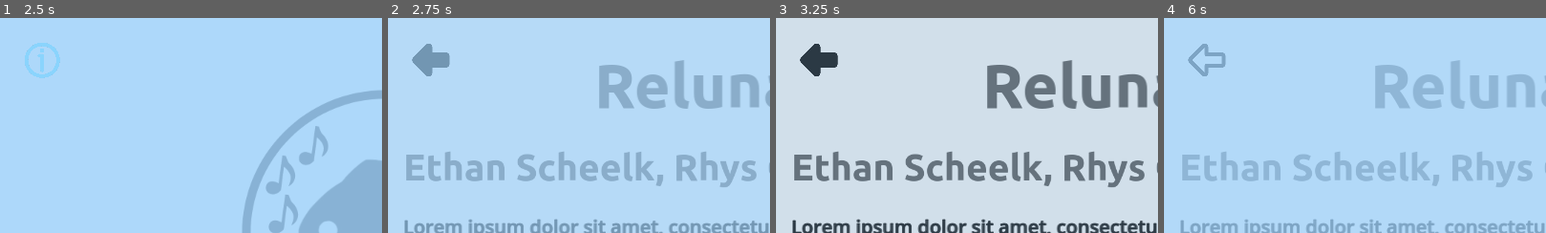
Above: before the commit, frames 1-4 (left to right).
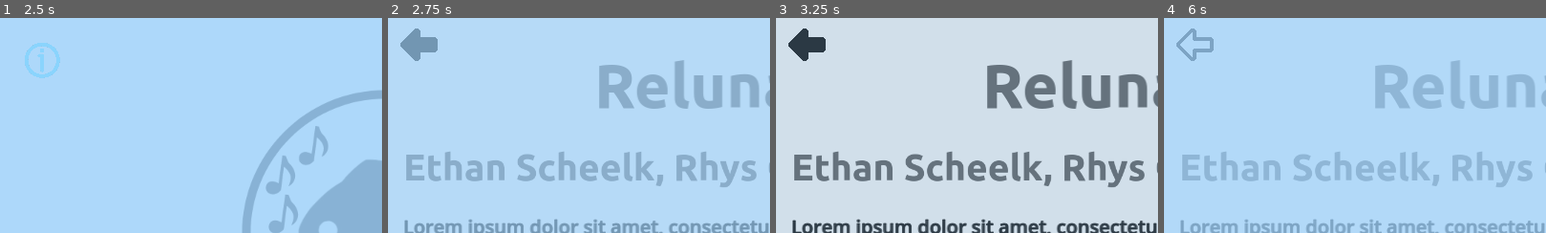
Above: after the commit, the same moments.

Repository: Sniggiho/COMP225-Reluna
Game: Godot game, scene res://Scenes/MainMenu/menuScreen.tscn
Same seed, same stepped clock (60 frames per second), same inputs: the game is played once before the commit and once after it.
Inputs (mouse positions are % of the whole screen's width and height, from its top left):
- Up to frame 1 (2.5 s): click "freeplay" at 0.5 s; click (7, 15) at 1.25 s; click (6, 10) at 2 s
- Up to frame 2 (2.75 s): no input
- Up to frame 3 (3.25 s): tap Enter (ui_accept) at 2.75, 3.02 s; move the mouse to (72, 45) at 2.77 s; hold Right (ui_right) from 2.78 s (still down); hold Space (play) from 2.78 s (still down)
- Up to frame 4 (6 s): move the mouse to (30, 55) at 3.52 s; release Right (ui_right) at 3.53 s; release Space (play) at 3.53 s; hold Down (ui_down) 3.53-4.28 s; tap Space (play) at 3.6, 5.1 s; tap Enter (ui_accept) at 3.77, 5, 5.27 s; move the mouse to (60, 28) at 4.27 s; hold Right (ui_right) 4.28-5.03 s; hold Space (play) 4.28-5.03 s; move the mouse to (45, 70) at 5.02 s; hold Up (ui_up) 5.03-5.78 s; move the mouse to (80, 65) at 5.77 s; hold Left (ui_left) from 5.78 s (still down); hold Space (play) from 5.78 s (still down)
The pictures show only the part of the screen within x 0-50%, y 0-50%; the shares and areas given below are measured in that part.

Frame 1 is identical in both runs. In frame 2, 1.4% of the frame differs, in the area x 3-17%, y 4-28%; in frame 3, 1.4%; in frame 4, 0.8%.

Commit message:
fixed sliders (again), and bySharps button

Diff:
--- a/Project/Scenes/CreditScreen/CreditScreen.tscn
+++ b/Project/Scenes/CreditScreen/CreditScreen.tscn
@@ -35,10 +35,10 @@
 "
 
 [node name="Return" type="TextureButton" parent="."]
-offset_left = 41.0
-offset_top = 40.0
-offset_right = 281.0
-offset_bottom = 280.0
+offset_left = 16.0
+offset_top = 8.0
+offset_right = 256.0
+offset_bottom = 248.0
 scale = Vector2(0.4, 0.4)
 texture_normal = ExtResource("1_fx3l8")
 texture_hover = ExtResource("2_r0htm")
--- a/Project/Scenes/FreeplaySettingsMenu/FreeplaySettingsMenu.gd
+++ b/Project/Scenes/FreeplaySettingsMenu/FreeplaySettingsMenu.gd
@@ -27,4 +27,3 @@
 func _goto_main_menu():
 	GLevelData.valid = false
 	SceneTransition.change_scene("res://Scenes/MainMenu/menuScreen.tscn")
-	pass
--- a/Project/Scenes/FreeplaySettingsMenu/FreeplaySettingsMenu.tscn
+++ b/Project/Scenes/FreeplaySettingsMenu/FreeplaySettingsMenu.tscn
@@ -156,7 +156,6 @@
 custom_minimum_size = Vector2(0, 100)
 layout_mode = 2
 sharpPressed = true
-flatPressed = false
 negativeColor = Color(0.6875, 0.6875, 0.6875, 1)
 negativeFontColor = Color(0.996094, 0.996094, 0.996094, 1)
 type = 0
@@ -341,6 +340,7 @@
 custom_minimum_size = Vector2(0, 100)
 layout_mode = 2
 script = ExtResource("10_6dn0e")
+flatPressed = true
 negativeColor = Color(0.6875, 0.6875, 0.6875, 1)
 positiveColor = Color(1, 1, 1, 1)
 positiveFontColor = Color(0.164706, 0.717647, 0.921569, 1)
--- a/Project/Scenes/FreeplaySettingsMenu/MaxNote2.gd
+++ b/Project/Scenes/FreeplaySettingsMenu/MaxNote2.gd
@@ -10,6 +10,8 @@
 var _tuneCreator : TuneCreator
 
 var key : Array
+
+var sliderReady : bool = false
 
 func _init():
 	_tuneCreator = _tuneCreatorScene.instantiate()
@@ -30,6 +32,8 @@
 		_key_updated()
 		value = len(key) -1#accidentals, bySharps, lowestNote, highestNote
 		GLevelData.highestNote = key[value]
+
+	sliderReady = true
 
 
 func _on_value_changed_derived(passedValue):
@@ -54,12 +58,12 @@
 
 
 func _on_num_accidentals_value_changed(value):
-	if self.is_inside_tree():
+	if self.sliderReady:
 		_key_updated()
 
 
 func _on_by_sharps_buttons_changed():
-	if self.is_inside_tree():
+	if self.sliderReady:
 		_key_updated()
 
 
--- a/Project/Scenes/FreeplaySettingsMenu/MinNote2.gd
+++ b/Project/Scenes/FreeplaySettingsMenu/MinNote2.gd
@@ -10,6 +10,8 @@
 var _tuneCreator : TuneCreator
 
 var key : Array
+
+var sliderReady : bool = false
 
 func _init():
 	_tuneCreator = _tuneCreatorScene.instantiate()
@@ -31,6 +33,7 @@
 		_key_updated()
 		maxActualValue = len(key)-1
 		max_value = len(key)-1
+	sliderReady = true
 
 
 func _on_value_changed_derived(passedValue):
@@ -55,13 +58,13 @@
 
 
 func _on_by_sharps_buttons_changed():
-	if self.is_inside_tree():
+	if self.sliderReady:
 		_key_updated()
 
 
 
 func _on_num_accidentals_value_changed(value):
-	if self.is_inside_tree():
+	if self.sliderReady:
 		_key_updated()
 
 func _on_max_note_max_note_changed(passedValue):
--- a/Project/Scenes/NewHSlider/NumAccidentals.gd
+++ b/Project/Scenes/NewHSlider/NumAccidentals.gd
@@ -11,9 +11,6 @@
 	GLevelData.numAccidentals = value
 
 
-
-
-
 func _on_value_changed_derived(passedValue):
 	GLevelData.numAccidentals = value
 	updateLabel(str(value))
--- a/Project/Scenes/NewItemList/NewItemList.gd
+++ b/Project/Scenes/NewItemList/NewItemList.gd
@@ -4,7 +4,7 @@
 @export var backgroundMargin : int = 4
 
 @export var sharpPressed : bool = true
-@export var flatPressed : bool = true
+@export var flatPressed : bool = false
 var doubleSelect : bool = true
 
 @export var neutralColor : Color = Color("b0b0b0")
@@ -33,9 +33,6 @@
 
 # Called when the node enters the scene tree for the first time.
 func _ready():
-	if type == option.AccidentalChoice:
-		pass
-#		$SharpButton.grab_focus()
 
 	if topFocus:
 		$SharpButton.focus_neighbor_top = $SharpButton.get_path_to(topFocus)
@@ -52,7 +49,8 @@
 			sharpPressed = GLevelData.bySharps
 			flatPressed = !GLevelData.bySharps
 		_updateButtonColor()
-
+	elif type == option.AccidentalChoice:
+		GLevelData.bySharps = sharpPressed
 
 
 # Called every frame. 'delta' is the elapsed time since the previous frame.
@@ -142,8 +140,6 @@
 func _setButtonText() -> void:
 	$SharpButton/CenterContainer/RichTextLabel.text = leftLabel
 	$FlatButton/CenterContainer/RichTextLabel.text = rightLabel
-
-	pass
 
 
 func _on_sharp_button_pressed():
Not shown: 1 places in Project/Scenes/FreeplaySettingsMenu/FreeplaySettingsMenu.tscn that only renumber resources
